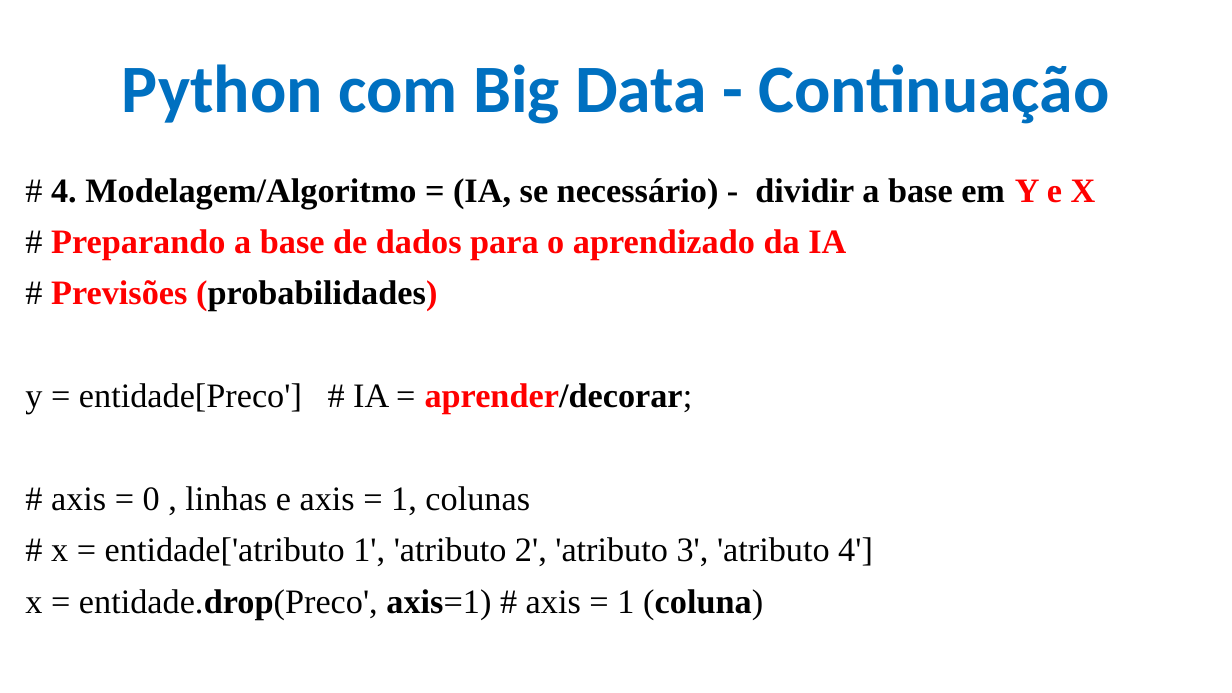
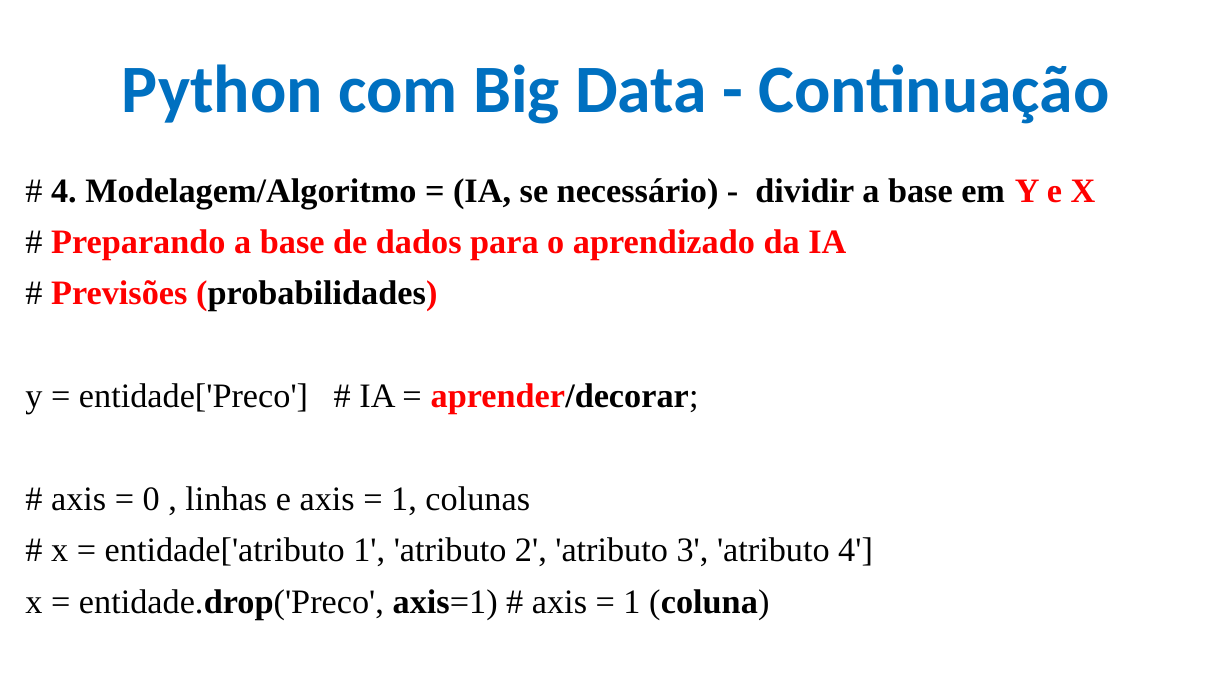
Before and after one commit to CloudEducationBrazil/WydenArea1AplicacaoCloudIndustria40Python, a slide deck: slide 11 of 01 Classes/Aula 11 - Aplicação Cloud Indústria 40 Python Integração Cloud Big Data Parte 2.pptx. Drawn at 1232x693 pixels with LibreOffice and Linux fonts; fonts in the diff are those of the drawing; background and template pictures are left out. Boxes give left, top, right and bottom in pixels: in the first picture for what was removed or moved away, otherwise in the second. Text is boxed around its words. In the diff, an @@ line names an element or a change of style, - is before the commit and + after.

Commit message:
Big Data IoT Python UniRuy Wyden ...

```diff
--- a/01 Classes/Aula 11 - Aplicação Cloud Indústria 40 Python Integração Cloud Big Data Parte 2.pptx
+++ b/01 Classes/Aula 11 - Aplicação Cloud Indústria 40 Python Integração Cloud Big Data Parte 2.pptx
@@ text at (25, 383, 699, 414): text changed @@
-y = entidade[Preco'] # IA = aprender/decorar;
+y = entidade['Preco'] # IA = aprender/decorar;
@@ text at (25, 589, 769, 620): text changed @@
-x = entidade.drop(Preco', axis=1) # axis = 1 (coluna)
+x = entidade.drop('Preco', axis=1) # axis = 1 (coluna)
```
Also in this commit, not shown: 6 other slides changed, 2 other files.
